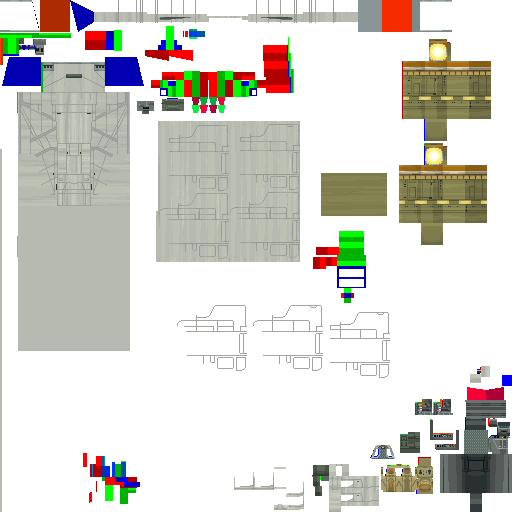
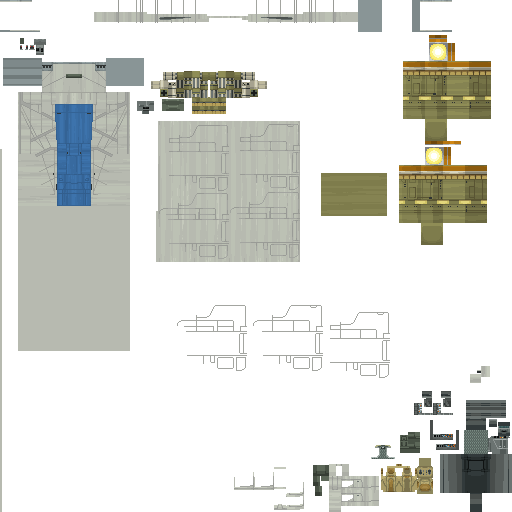
Layer changes from the first w=512, h=512 image to the second:
moved "overlay detail" above "colourtest", painted on it over [42, 17, 489, 496]
showed "colourtest", painted on it over [55, 104, 93, 206]
painted on "canopy" over [341, 481, 342, 501]
painted on "outlines" over [42, 62, 106, 88]
painted on "texture" over [3, 35, 461, 457]
hid "no glass", painted on it over [0, 0, 512, 504]
